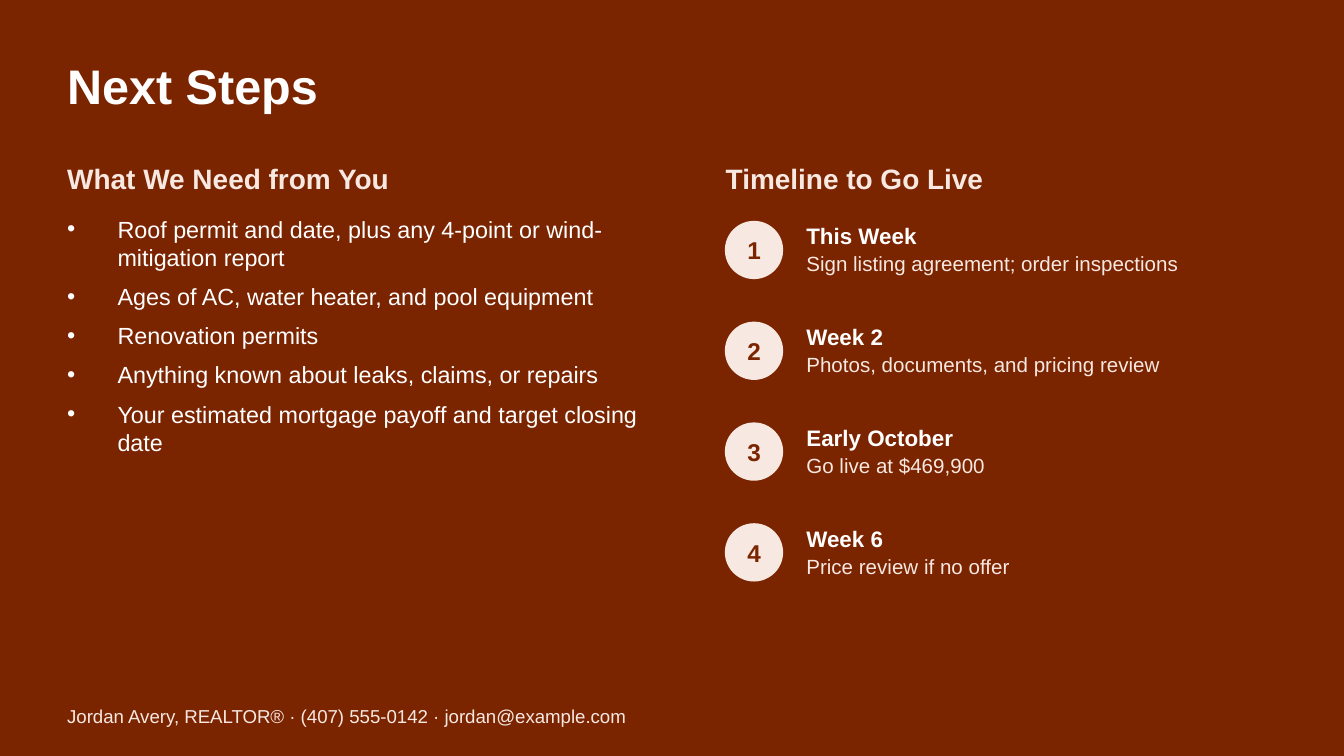
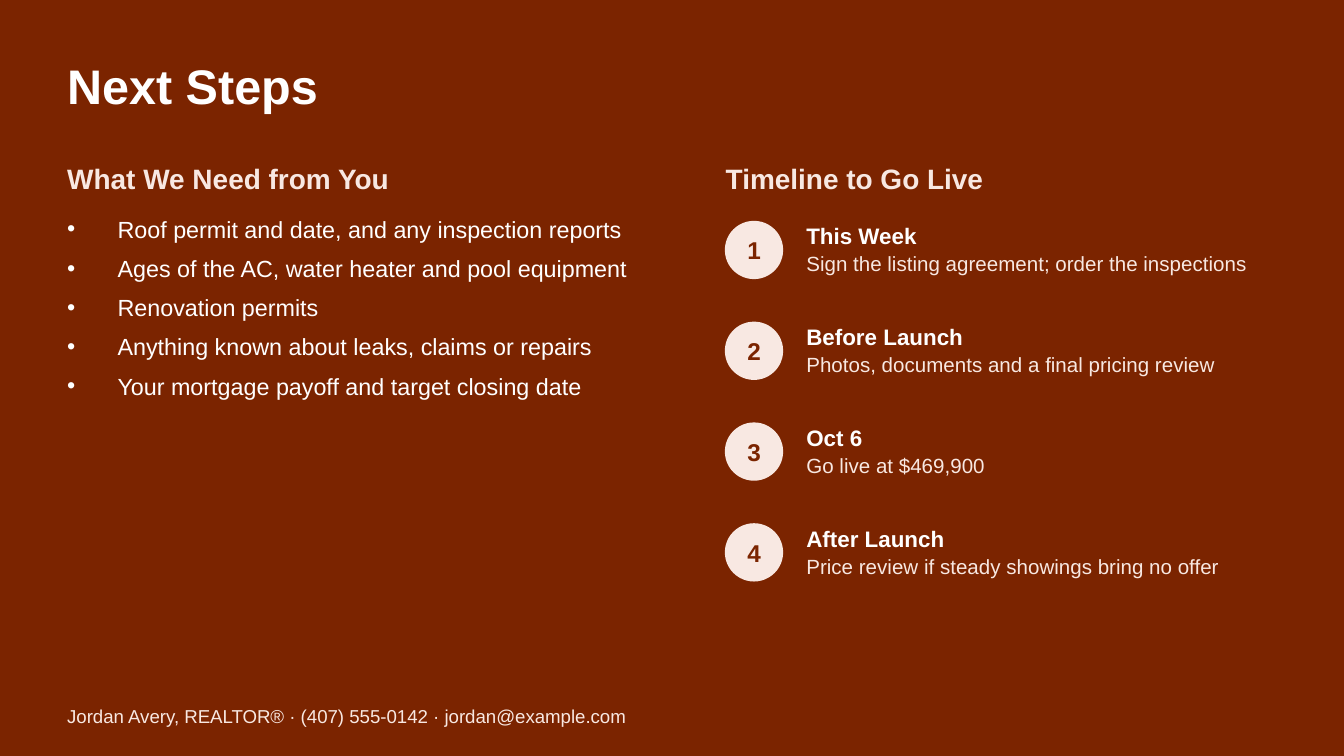
Before and after one commit to axelrivera/real-estate-skills, a slide deck: slide 13 of samples/seller-cma/517-Larkwood-Ave-Listing-Presentation.pptx. Drawn at 1344x756 pixels with LibreOffice and Linux fonts; fonts in the diff are those of the drawing. Boxes give left, top, right and bottom in pixels: in the first picture for what was removed or moved away, otherwise in the second. Text is boxed around its words. In the diff, an @@ line names an element or a change of style, - is before the commit and + after.

```diff
--- a/samples/seller-cma/517-Larkwood-Ave-Listing-Presentation.pptx
+++ b/samples/seller-cma/517-Larkwood-Ave-Listing-Presentation.pptx
@@ text at (118, 221, 627, 282): text changed @@
-• Roof permit and date, plus any 4-point or wind-mitigation report
-• Ages of AC, water heater, and pool equipment
+• Roof permit and date, and any inspection reports
+• Ages of the AC, water heater and pool equipment
@@ text at (806, 256, 1246, 276): text changed @@
-Sign listing agreement; order inspections
+Sign the listing agreement; order the inspections
@@ text at (806, 328, 963, 346): text changed @@
-Week 2
+Before Launch
@@ text at (118, 338, 591, 400): text changed @@
-• Anything known about leaks, claims, or repairs
-• Your estimated mortgage payoff and target closing date
+• Anything known about leaks, claims or repairs
+• Your mortgage payoff and target closing date
@@ text at (806, 357, 1214, 377): text changed @@
-Photos, documents, and pricing review
+Photos, documents and a final pricing review
@@ text at (806, 430, 862, 447): text changed @@
-Early October
+Oct 6
@@ text at (806, 530, 945, 548): text changed @@
-Week 6
+After Launch
@@ text at (806, 559, 1219, 579): text changed @@
-Price review if no offer
+Price review if steady showings bring no offer
```
Also in this commit, not shown: 13 other slides changed, 49 other files.
